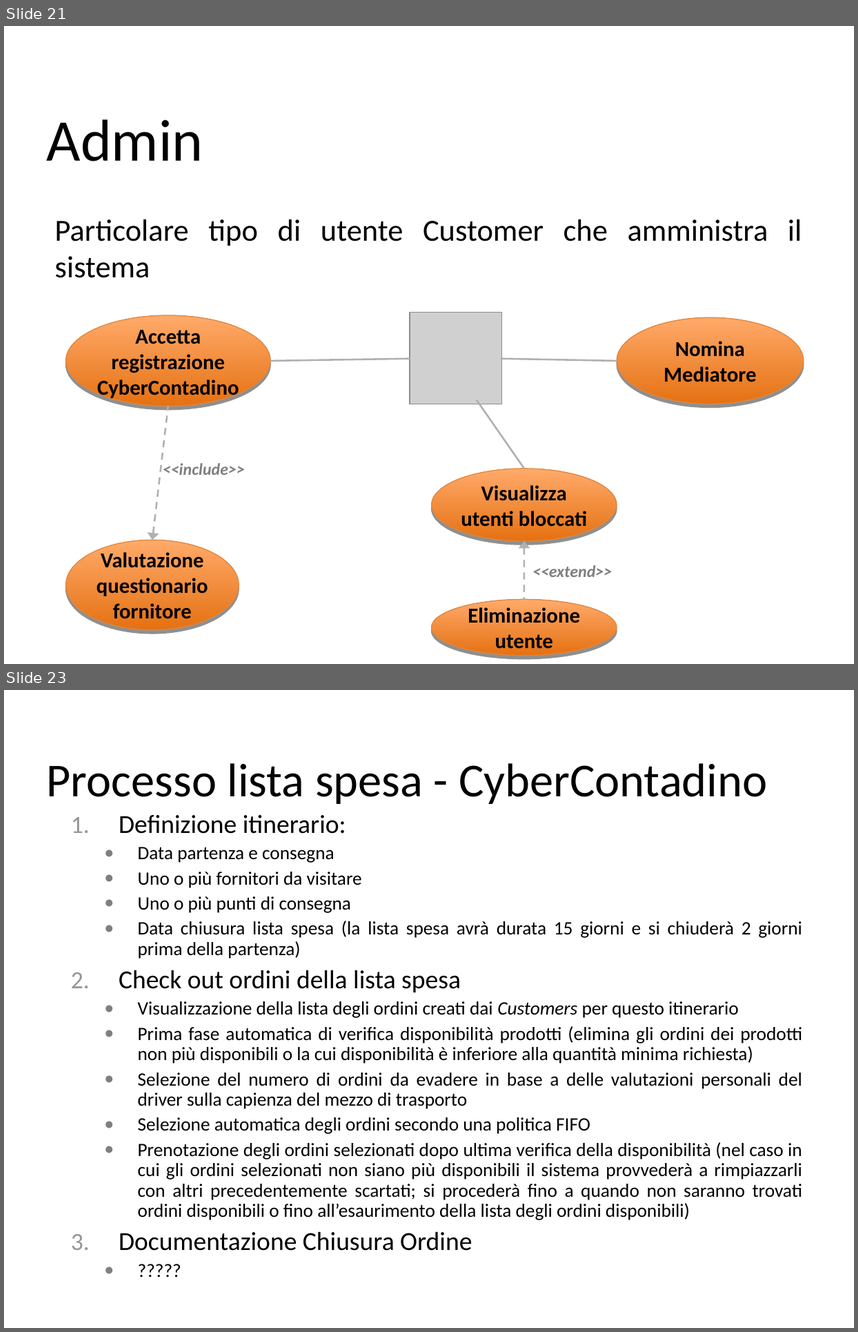
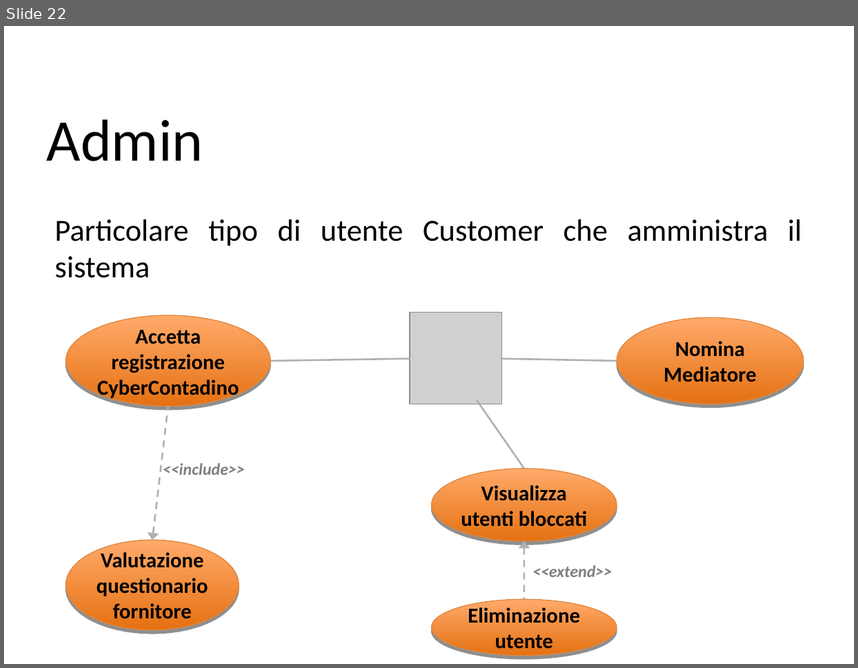
Before and after one commit to ZhangUranus/amicidelgas, a slide deck: trunk/WorkingOfBiz/risorse gassose/G.A.S. 2.2.ppt. Shown one above the other, each under a label of ours: slides 21 and 23 before the commit, slide 22 after it; the slides between them are not shown. The pictures are 858x1332 and 858x668 pixels, drawn with LibreOffice and Linux fonts; fonts in the diff are those of the drawing; grey boxes stand for pictures; background and template pictures are left out. Boxes give left, top, right and bottom in pixels: in the first picture for what was removed or moved away, otherwise in the second. Text is boxed around its words. In the diff, an @@ line names an element or a change of style, - is before the commit and + after.

```diff
--- a/trunk/WorkingOfBiz/risorse gassose/G.A.S. 2.2.ppt
+++ b/trunk/WorkingOfBiz/risorse gassose/G.A.S. 2.2.ppt
@@ slide 23 removed at (4, 690, 854, 1328), background picture (left out) @@
@@ title removed at (47, 763, 767, 804) @@
-Processo lista spesa - CyberContadino
@@ text removed at (119, 815, 802, 1250) @@
-1. Definizione itinerario:
-  ● Data partenza e consegna
-  ● Uno o più fornitori da visitare
-  ● Uno o più punti di consegna
-  ● Data chiusura lista spesa (la lista spesa avrà durata 15 giorni e si chiuderà 2 giorni prima della partenza)
-2. Check out ordini della lista spesa
-  ● Visualizzazione della lista degli ordini creati dai Customers per questo itinerario
-  ● Prima fase automatica di verifica disponibilità prodotti (elimina gli ordini dei prodotti non più disponibili o la cui disponibilità è inferiore alla quantità minima richiesta)
-  ● Selezione del numero di ordini da evadere in base a delle valutazioni personali del driver sulla capienza del mezzo di trasporto
-  ● Selezione automatica degli ordini secondo una politica FIFO
-  ● Prenotazione degli ordini selezionati dopo ultima verifica della disponibilità (nel caso in cui gli ordini selezionati non siano più disponibili il sistema provvederà a rimpiazzarli con altri precedentemente scartati; si procederà fino a quando non saranno trovati ordini disponibili o fino all’esaurimento della lista degli ordini disponibili)
-3. Documentazione Chiusura Ordine
-  ● ?????
@@ what was slide 21 is now slide 22 @@
```
Also in this commit, not shown: 3 slides changed, 3 slides added, 2 other files.
